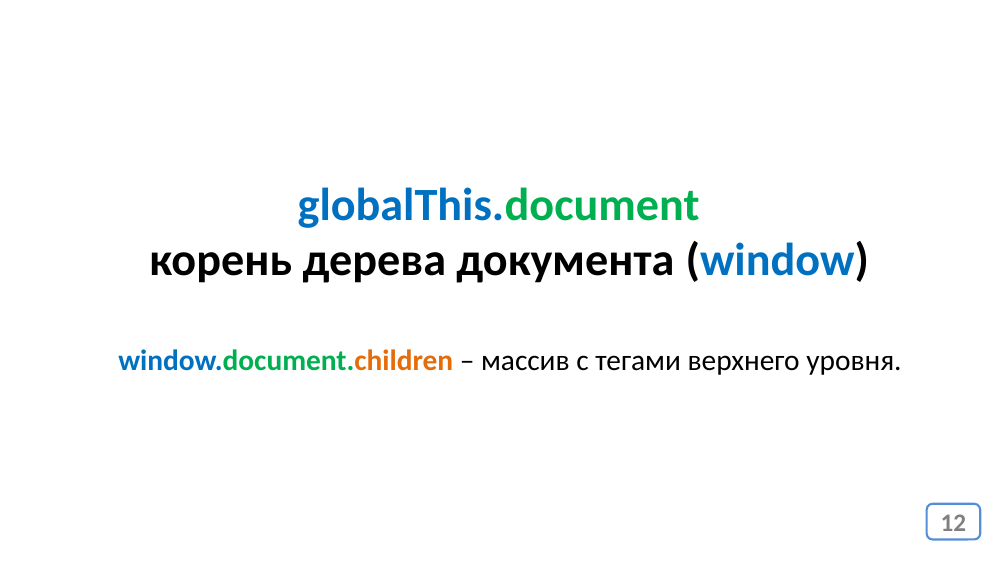
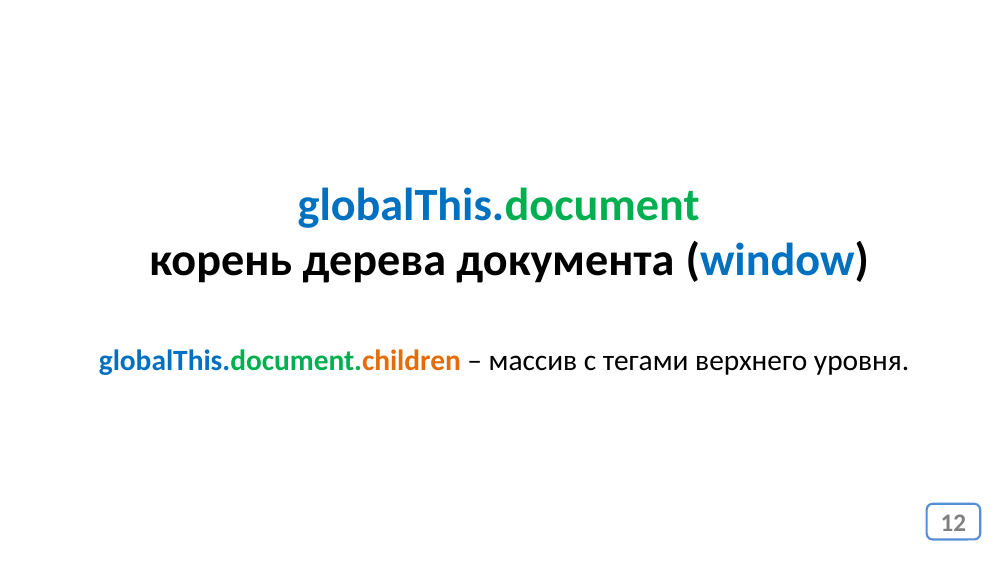
Before and after one commit to js-13-ort-dnipro/lesson04, a slide deck: slide 12 of lesson04.pptx. Drawn at 1008x567 pixels with LibreOffice and Linux fonts; fonts in the diff are those of the drawing. Boxes give left, top, right and bottom in pixels: in the first picture for what was removed or moved away, otherwise in the second. Text is boxed around its words. In the diff, an @@ line names an element or a change of style, - is before the commit and + after.

```diff
--- a/lesson04.pptx
+++ b/lesson04.pptx
@@ text at [99,349,909,375]: text changed @@
-window.document.children – массив с тегами верхнего уровня.
+globalThis.document.children – массив с тегами верхнего уровня.
```
Also in this commit, not shown: 3 other files.
